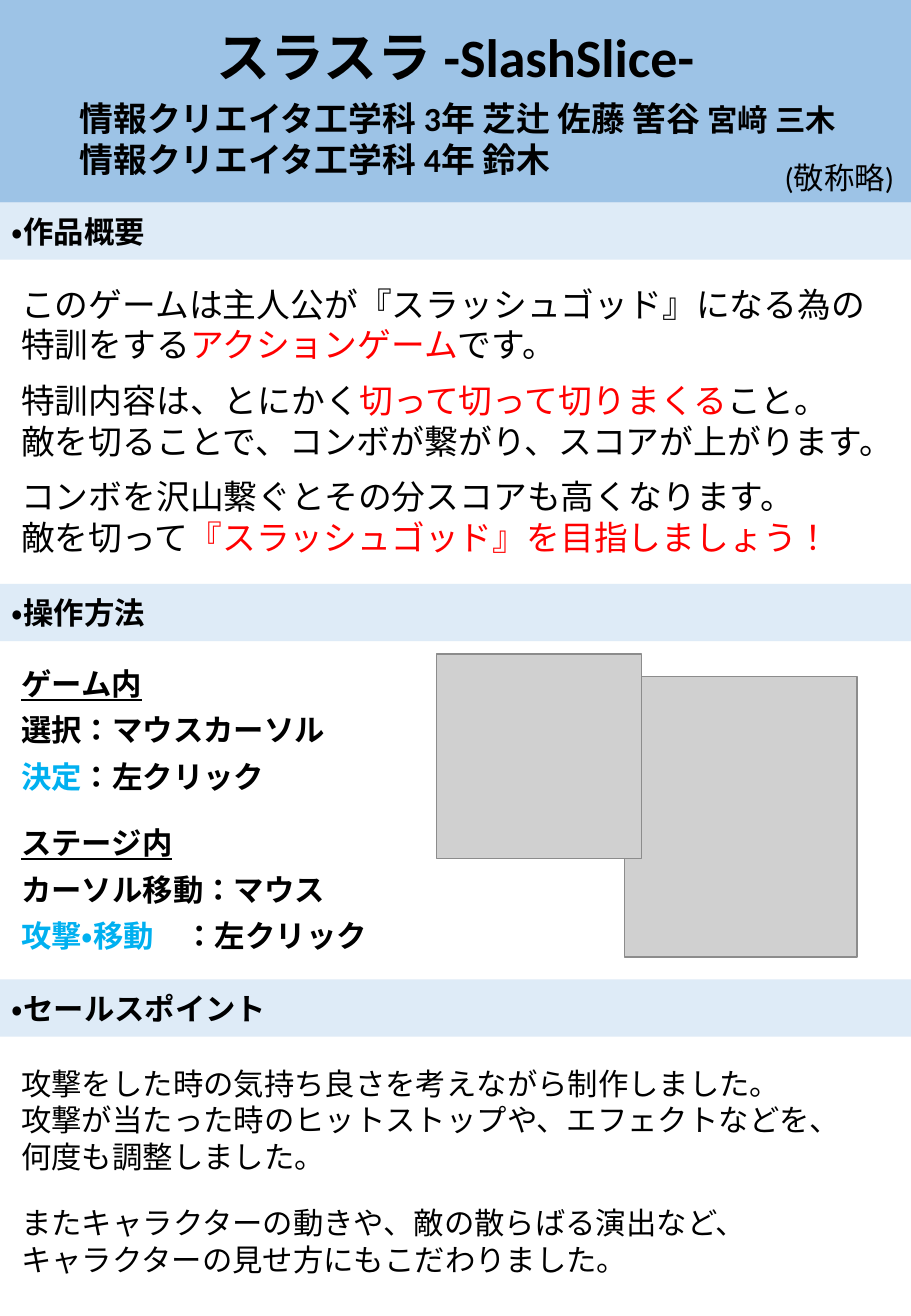
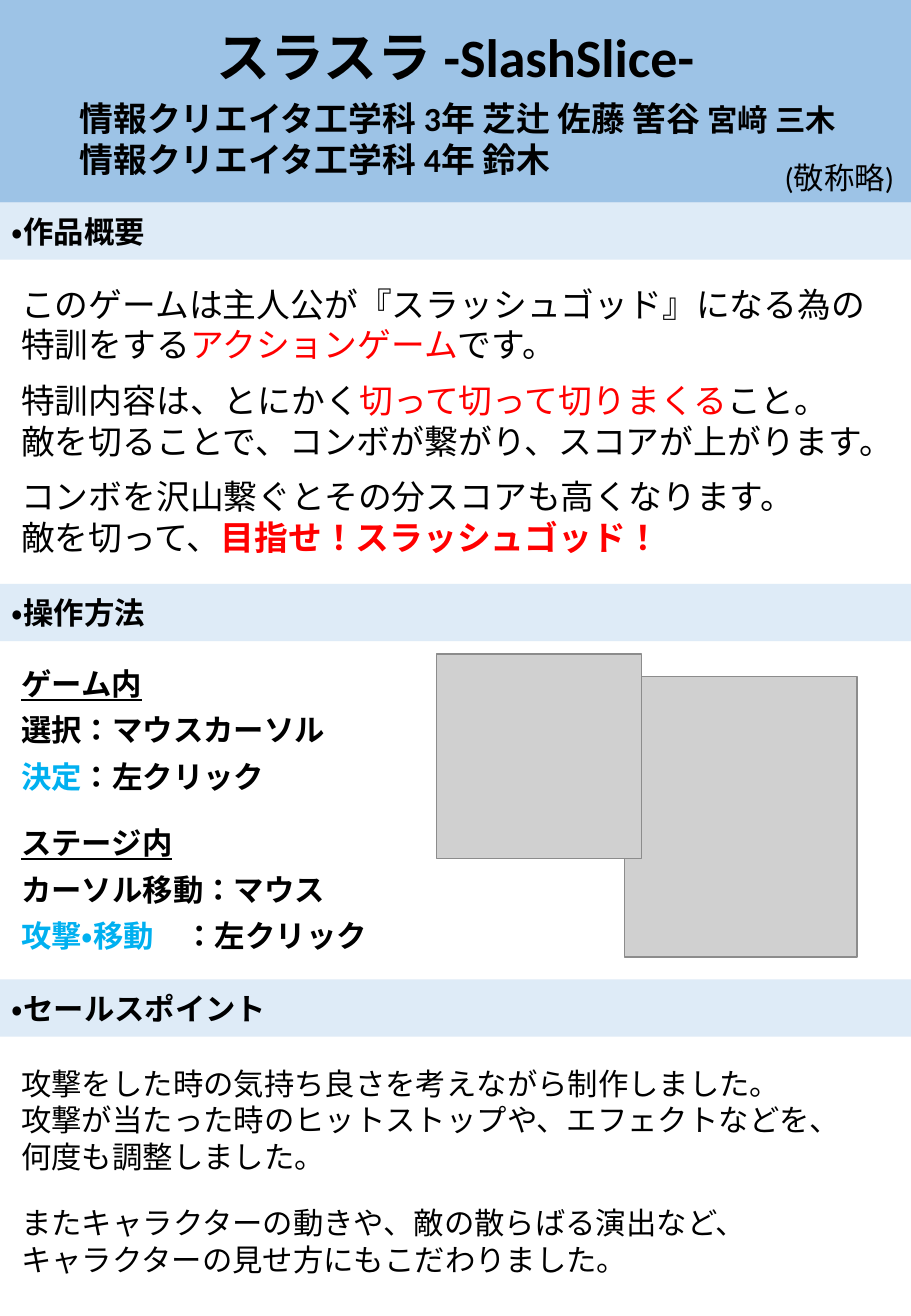
Before and after one commit to satoAFP/HkuokaGameContest2023, a slide deck: slide 1 of 2DHukuokaGameContest2023/スラスラ -SlashSlice-.pptx. Drawn at 911x1316 pixels with LibreOffice and Linux fonts; fonts in the diff are those of the drawing; grey boxes stand for pictures. Boxes give left, top, right and bottom in pixels: in the first picture for what was removed or moved away, otherwise in the second. Text is boxed around its words. In the diff, an @@ line names an element or a change of style, - is before the commit and + after.

Commit message:
プレゼンボード更新

```diff
--- a/2DHukuokaGameContest2023/スラスラ -SlashSlice-.pptx
+++ b/2DHukuokaGameContest2023/スラスラ -SlashSlice-.pptx
@@ text at [21, 521, 660, 553]: text changed; bold on @@
-敵を切って『スラッシュゴッド』を目指しましょう！
+敵を切って、目指せ！スラッシュゴッド！
```
